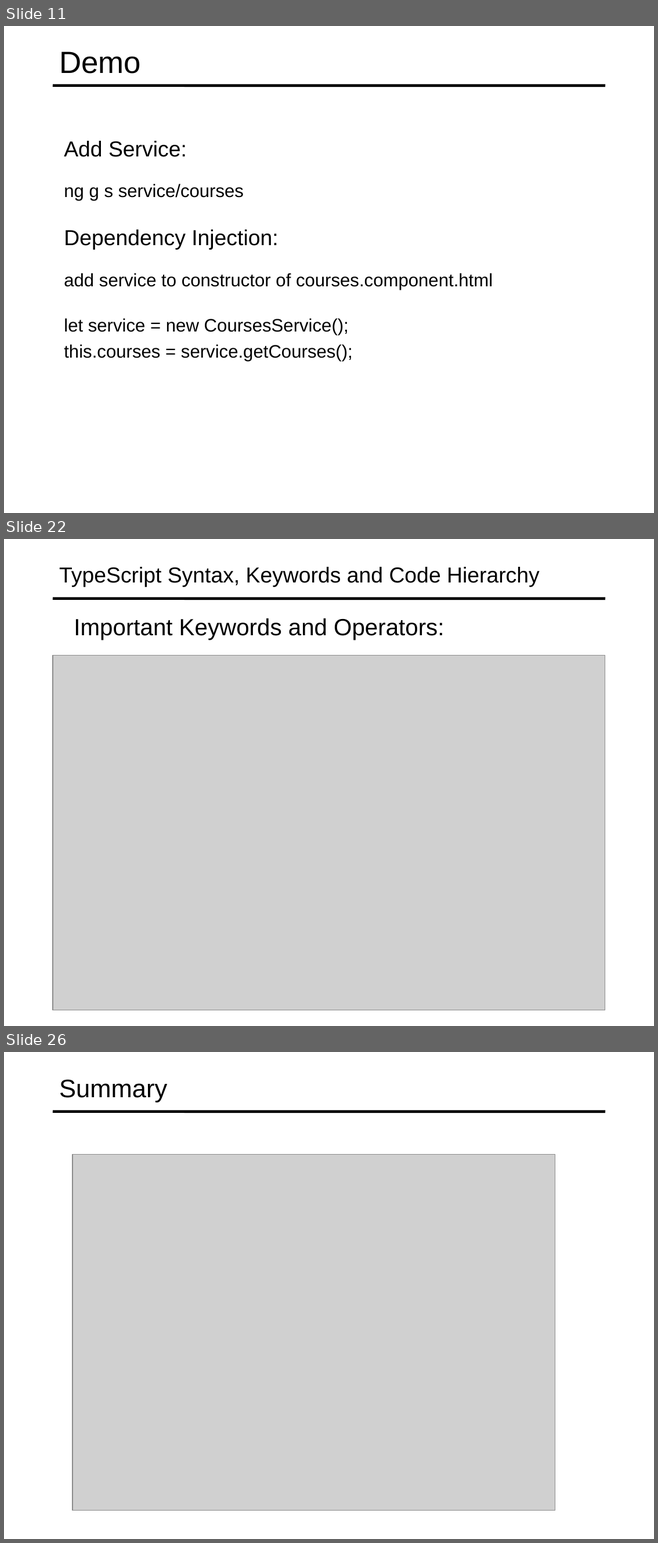
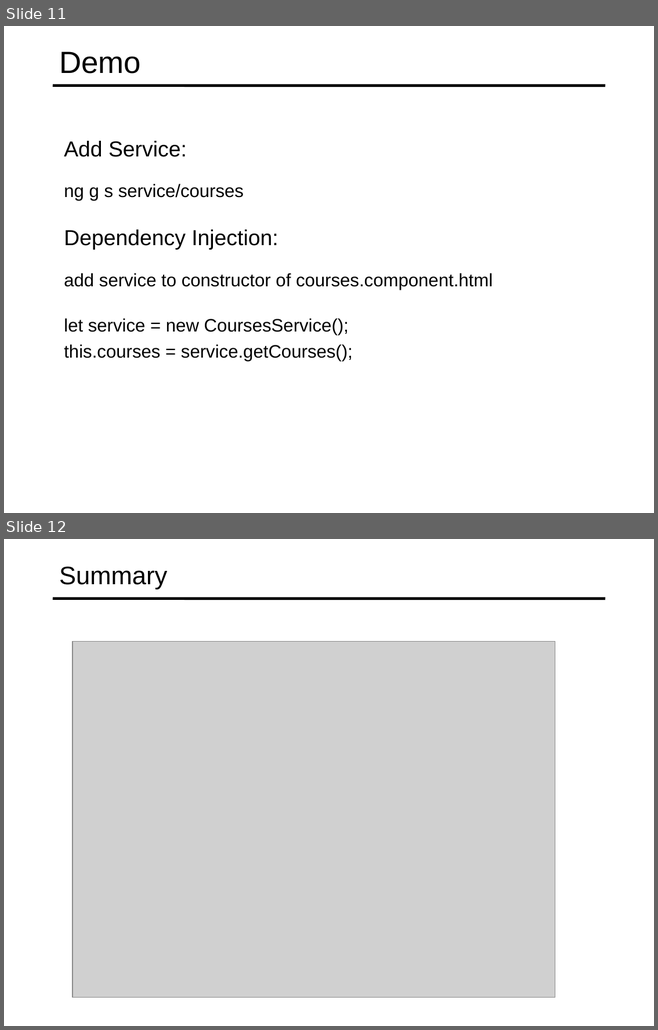
Before and after one commit to specter01wj/Jago_Link_Training, a slide deck: Angular/Angular7/Angular Advanced Course/Essentials/1.Fundamentals/L1_Fundamentals.ppt. Shown one above the other, each under a label of ours: slides 11, 22 and 26 before the commit, slides 11 and 12 after it; the slides between them are not shown. The pictures are 658x1543 and 658x1030 pixels, drawn with LibreOffice and Linux fonts; fonts in the diff are those of the drawing; grey boxes stand for pictures. Boxes give left, top, right and bottom in pixels: in the first picture for what was removed or moved away, otherwise in the second. Text is boxed around its words. In the diff, an @@ line names an element or a change of style, - is before the commit and + after.

```diff
--- a/Angular/Angular7/Angular Advanced Course/Essentials/1.Fundamentals/L1_Fundamentals.ppt
+++ b/Angular/Angular7/Angular Advanced Course/Essentials/1.Fundamentals/L1_Fundamentals.ppt
@@ slide 22 removed at bbox=[4, 539, 654, 1026], background #FFFFFF; not listed: 1 template element that a slide beside it also shows @@
@@ title removed at bbox=[59, 567, 539, 587] @@
-TypeScript Syntax, Keywords and Code Hierarchy
@@ text removed at bbox=[74, 618, 444, 640] @@
-  Important Keywords and Operators:
@@ picture removed at bbox=[53, 655, 605, 1010] @@
@@ what was slide 26 is now slide 12 @@
```
Also in this commit, not shown: 13 other slides removed.
